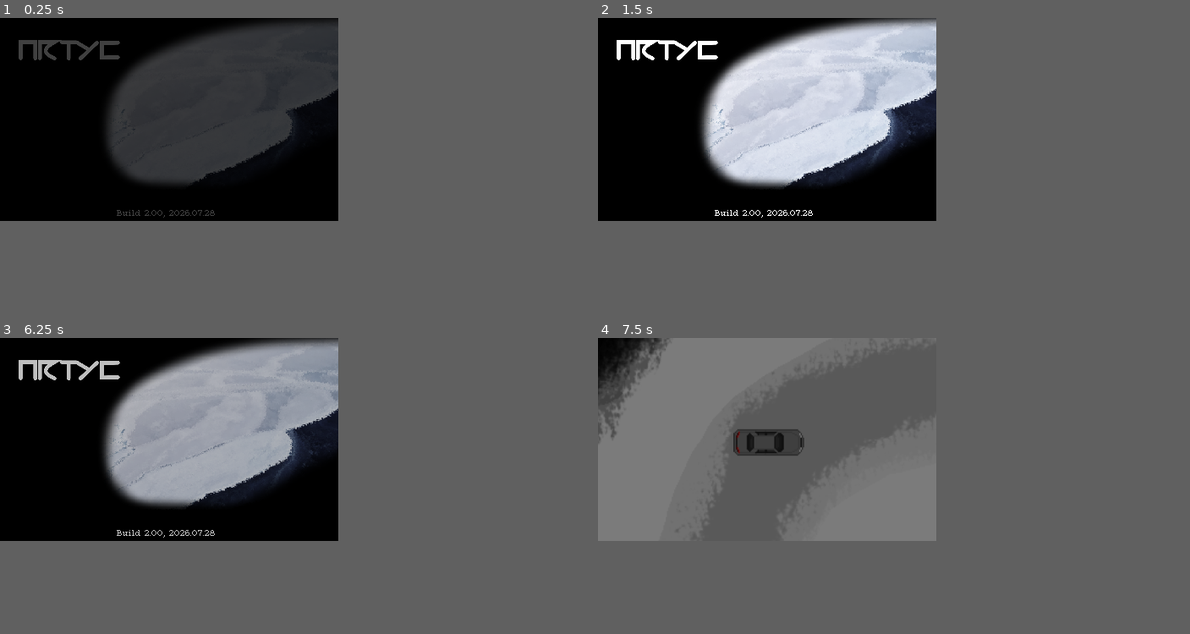
Above: before the commit, frames 1-4 (two rows, left to right).
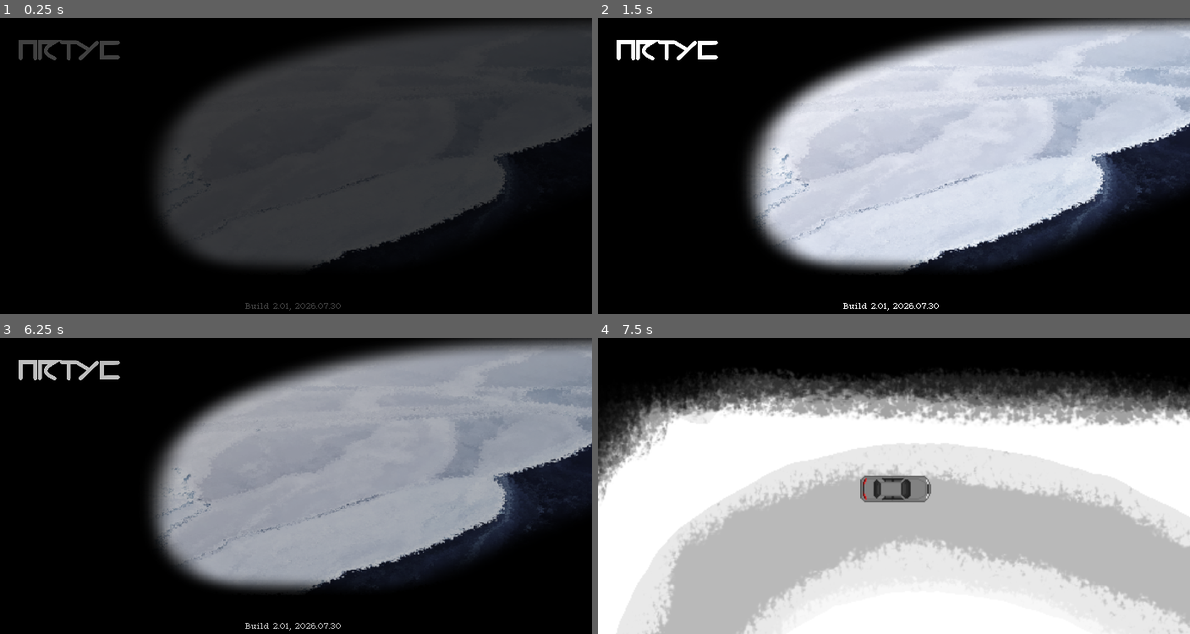
Above: after the commit, the same moments.

Repository: phc-s/artyc
Game: Godot game, scene res://Menu/Menu.tscn
Same seed, same stepped clock (60 frames per second), same inputs: the game is played once before the commit and once after it.
Inputs:
- Up to frame 1 (0.25 s): no input
- Up to frame 2 (1.5 s): hold D (right) 0.53-1.28 s; hold C (toggle_camera_mode) 0.53-1.28 s; tap Enter at 1.25 s; hold S (down) from 1.28 s (still down); tap = (zoom_in) at 1.35 s
- Up to frame 3 (6.25 s): tap Space at 2, 3.5, 5 s; release S (down) at 2.03 s; hold D (right) 2.03-2.78 s; hold - (zoom_out) 2.03-2.78 s; tap Enter at 2.75, 4.25 s; hold W (up) 2.78-3.53 s; tap C (toggle_camera_mode) at 2.85 s; hold = (zoom_in) 3.53-4.28 s; hold A (left) 3.53-5.03 s; tap - (zoom_out) at 4.35 s; hold S (down) 5.03-5.78 s; hold C (toggle_camera_mode) 5.03-5.78 s; hold D (right) from 5.78 s (still down); tap = (zoom_in) at 5.85 s
- Up to frame 4 (7.5 s): release D (right) at 6.53 s; hold W (up) 6.53-7.28 s; hold - (zoom_out) 6.53-7.28 s; hold D (right) from 7.28 s (still down); tap C (toggle_camera_mode) at 7.35 s
In our replay, the window is 400x240 before the commit and 700x350 after it. These sizes can differ from the game's own. Grey fills any space a smaller window leaves; there, only what the larger window draws over its background counts as a difference.

The runs differ from the first frame. In frame 1, 45% of the frame differs, in the area x 18-100%, y 0-99%; in frame 2, 55%; in frame 3, 53%; in frame 4, 77%, in the area x 0-100%, y 0-100%.

Commit message:
Add whole Build 2.01!

Diff:
--- a/Game/Game.tscn
+++ b/Game/Game.tscn
@@ -77,7 +77,7 @@
 shape = SubResource("RectangleShape2D_4jxoi")
 
 [node name="PLAYER_VEHICLE2" type="RigidBody2D" parent="." unique_id=278329667]
-position = Vector2(184, 155)
+position = Vector2(336, 84)
 gravity_scale = 0.0
 script = ExtResource("3_iv3md")
 
@@ -112,6 +112,7 @@
 BG = NodePath("BG_BLACK")
 
 [node name="BG_BLACK" type="TextureRect" parent="CONTROL" unique_id=414294807]
+visible = false
 texture_filter = 1
 layout_mode = 1
 anchors_preset = 15
@@ -128,6 +129,7 @@
 expand_mode = 1
 
 [node name="BG_BLACK2" type="TextureRect" parent="CONTROL" unique_id=146740307]
+visible = false
 texture_filter = 1
 layout_mode = 1
 anchors_preset = 15
--- a/Game/Script/Drive.gd
+++ b/Game/Script/Drive.gd
@@ -2,6 +2,7 @@
 
 const ACCEL: float = 1.0
 const MAX_SPEED: float = 450.0
+const MAX_REVERSE: float = -50.0
 
 var steering_input: float = 0.0
 const STEER_SENSE: float = 0.005
@@ -19,7 +20,10 @@
 	if Input.is_action_pressed("up"):
 		current_velocity += ACCEL
 	if Input.is_action_pressed("down"):
-		current_velocity -= ACCEL * 4
+		if (current_velocity <= MAX_REVERSE):
+			current_velocity = MAX_REVERSE
+		else:
+			current_velocity -= ACCEL * 4
 	else:
 		if current_velocity <= 0:
 			current_velocity = 0
--- a/Menu/Menu.tscn
+++ b/Menu/Menu.tscn
@@ -51,7 +51,7 @@
 grow_horizontal = 2
 grow_vertical = 0
 theme_override_fonts/normal_font = ExtResource("2_0cyjp")
-text = "Build 2.00, 2026.07.28"
+text = "Build 2.01, 2026.07.30"
 horizontal_alignment = 1
 
 [node name="MENU_OPTIONS" type="RichTextLabel" parent="CANVASLAYER/CONTROL" unique_id=1705121958]
--- a/project.godot
+++ b/project.godot
@@ -11,7 +11,7 @@
 [application]
 
 config/name="artyc"
-config/version="2.00"
+config/version="2.01"
 run/main_scene="uid://t1a4euxo80v5"
 config/features=PackedStringArray("4.7", "GL Compatibility")
 boot_splash/bg_color=Color(0, 0, 0, 1)
@@ -21,8 +21,8 @@
 
 [display]
 
-window/size/viewport_width=400
-window/size/viewport_height=240
+window/size/viewport_width=700
+window/size/viewport_height=350
 window/stretch/aspect="expand"
 mouse_cursor/custom_image="uid://cei0fxachv6t8"
 
Binary file added: Game/Asset/Automobile/Chat/Chat (Beta).png
Not shown, changed: Game/Asset/Automobile/Chat/Chat (Beta).png.import
Renamed: Game/Asset/Automobile/Udon/Mitsurune Udon (Virtus Blue).png -> Game/Asset/Automobile/Udon/Udon (Beta).png
Not shown, added: Game/Asset/Automobile/Udon/Udon (Beta).png.import
Not shown, changed: export_presets.cfg
